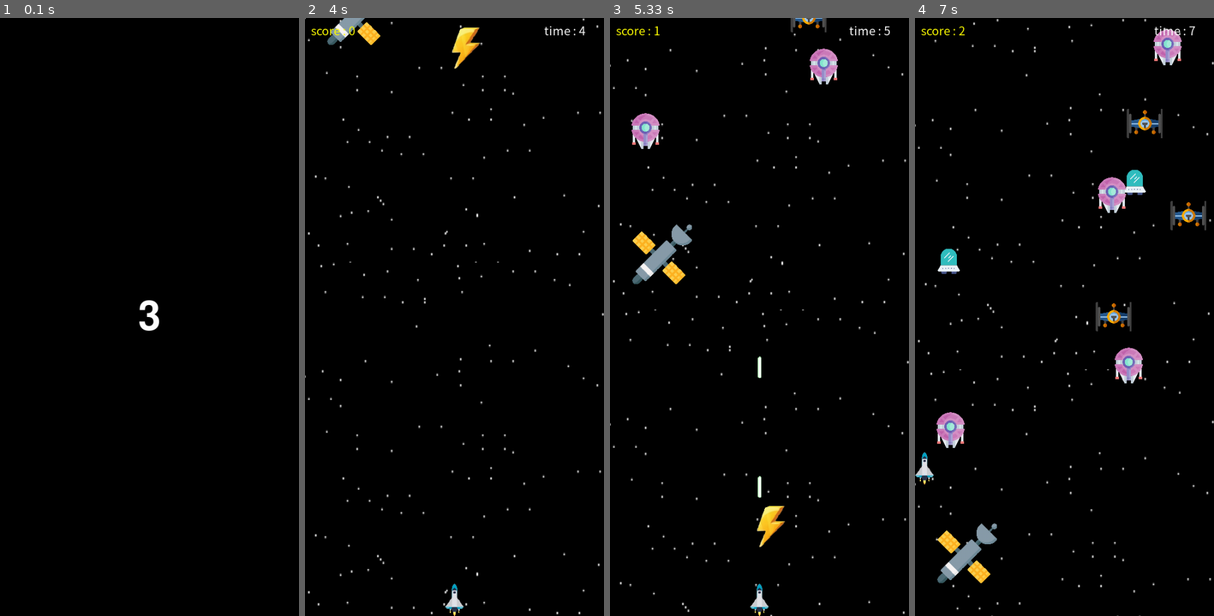
Above: before the commit, frames 1-4 (left to right).
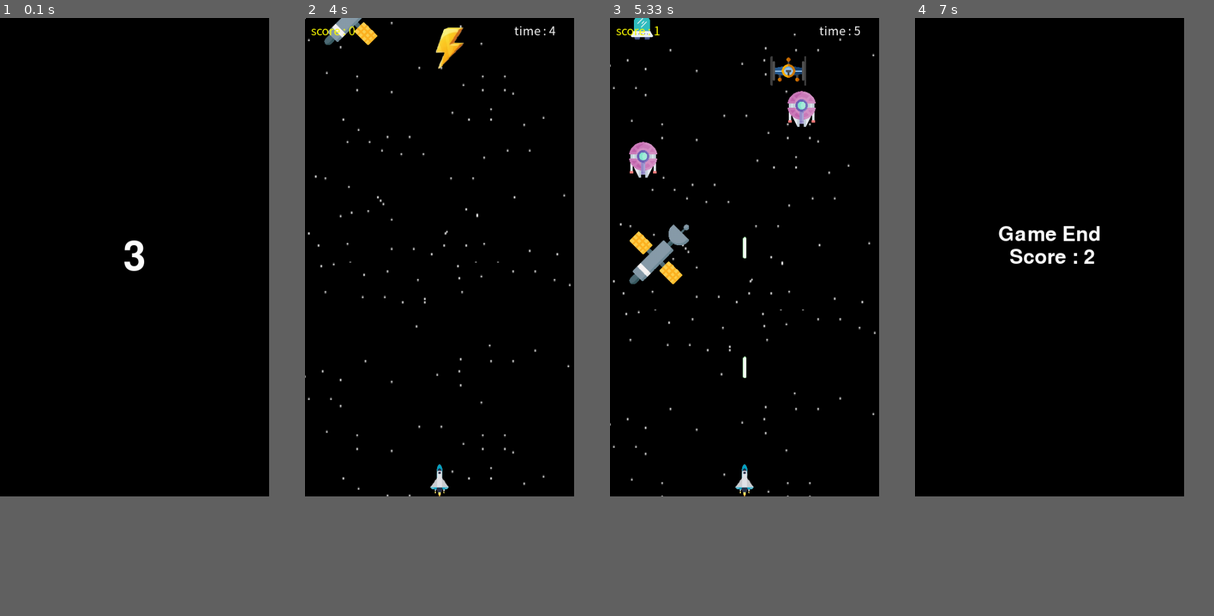
Above: after the commit, the same moments.

Repository: KROOKIMWOOBIN/pygame-spaceship
Game: pygame game, started from Python2023_Game.py
Same seed, same stepped clock (60 frames per second), same inputs: the game is played once before the commit and once after it.
Inputs:
- Up to frame 1 (0.1 s): no input
- Up to frame 2 (4 s): tap Enter at 3.83 s
- Up to frame 3 (5.33 s): tap Space at 4.67, 5 s
- Up to frame 4 (7 s): hold Left 5.83-6.3 s; hold Up 6.33-6.7 s
In our replay, the window is 450x900 before the commit and 405x720 after it. These sizes can differ from the game's own. Grey fills any space a smaller window leaves; there, only what the larger window draws over its background counts as a difference.

The runs differ from the first frame. In frame 1, 0.4% of the frame differs, in the area x 41-54%, y 37-53%; in frame 2, 1.6%; in frame 3, 4.3%; in frame 4, 5.8%, in the area x 0-100%, y 0-100%.

Commit message:
Update: size 500-1000 -> 450-800

Diff:
--- a/Python2023_Game.py
+++ b/Python2023_Game.py
@@ -13,7 +13,7 @@
 pygame.init()
 
 # 2. 게임창 옵션 설정
-size = [500, 1000]
+size = [450, 800]
 screen = pygame.display.set_mode(size)
 title = "미사일 게임"
 stage_img = ['stage01.png', 'stage02.png']
